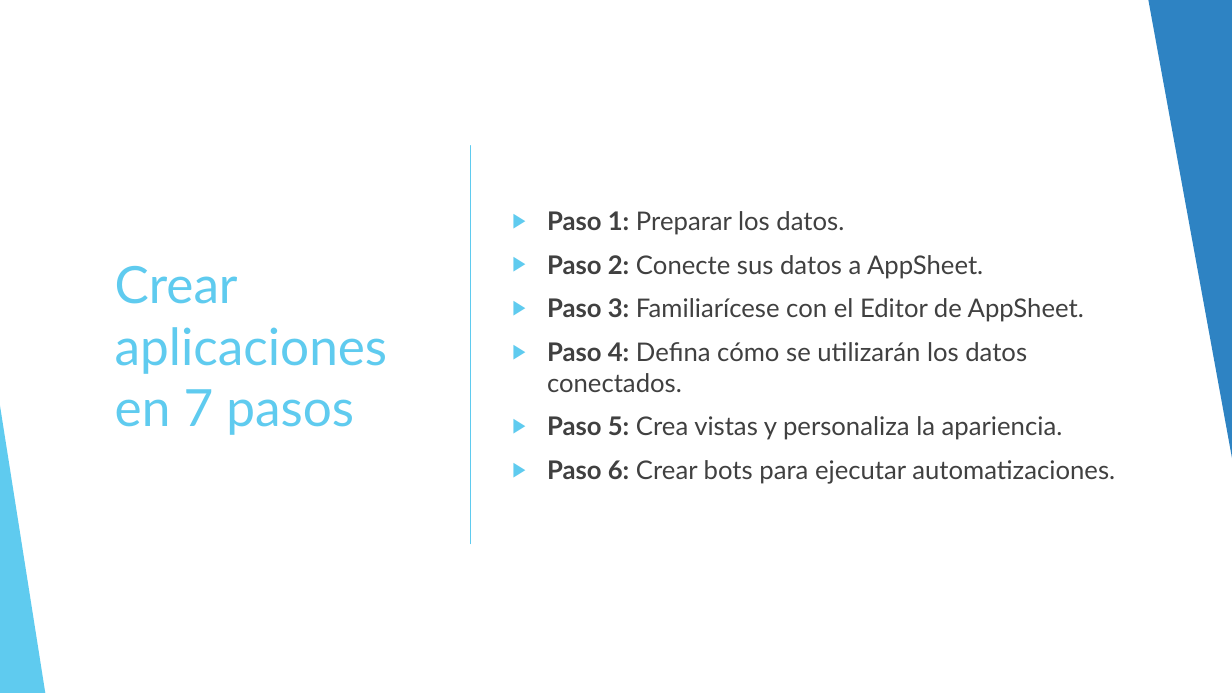
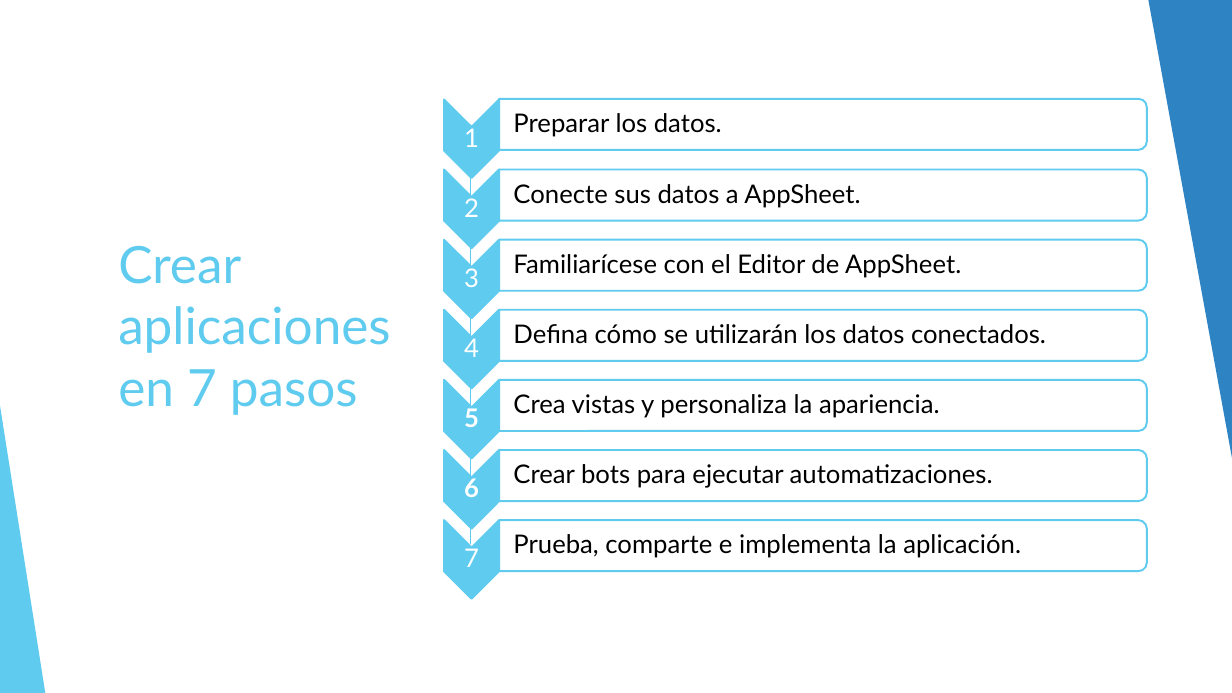
Before and after one commit to Emanuel-Gaviria/Pr-cticas-UNIR, a slide deck: slide 7 of AppSheet.pptx. Drawn at 1232x693 pixels with LibreOffice and Linux fonts; fonts in the diff are those of the drawing. Boxes give left, top, right and bottom in pixels: in the first picture for what was removed or moved away, otherwise in the second. Text is boxed around its words. In the diff, an @@ line names an element or a change of style, - is before the commit and + after.

```diff
--- a/AppSheet.pptx
+++ b/AppSheet.pptx
@@ title "Crear aplicaciones en 7 pasos": place and size @@
-title "Crear aplicaciones en 7 pasos" at box(115, 266, 387, 435)
+title "Crear aplicaciones en 7 pasos" at box(118, 246, 390, 415)
@@ text removed at box(547, 211, 1115, 484) @@
-▶ Paso 1: Preparar los datos.
-▶ Paso 2: Conecte sus datos a AppSheet.
-▶ Paso 3: Familiarícese con el Editor de AppSheet.
-▶ Paso 4: Defina cómo se utilizarán los datos conectados.
-▶ Paso 5: Crea vistas y personaliza la apariencia.
-▶ Paso 6: Crear bots para ejecutar automatizaciones.
@@ group added at box(444, 99, 1147, 599): 14 texts, 7 chevrons, 7 round same rects @@
+1
+  Preparar los datos.
+2
+  Conecte sus datos a AppSheet.
+3
+  Familiarícese con el Editor de AppSheet.
+4
+  Defina cómo se utilizarán los datos conectados.
+5
+  Crea vistas y personaliza la apariencia.
+6
+  Crear bots para ejecutar automatizaciones.
+7
+  Prueba, comparte e implementa la aplicación.
```
Also in this commit, not shown: 1 slide added.
